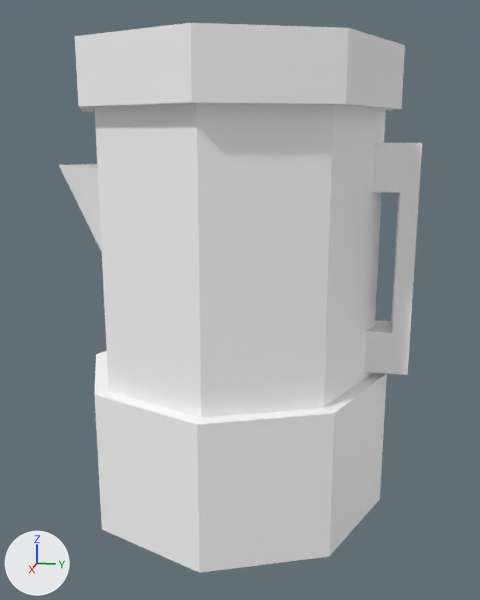
What one commit did to the glTF model assets/objects/Electronics/Electric Kettle/Electric Kettle.glb.
Before and after are seen from a camera (50 mm lens) standing at (4.59, 0.95, 1.44) and looking at (0.01, 0.04, 0.29). The lights are fixed; the arrows at lower left show +X, +Y and +Z. The first picture is the older version. Where no turn or scale is listed for an object, it has been applied to the vertices. Vertices at exactly the same position are counted once.
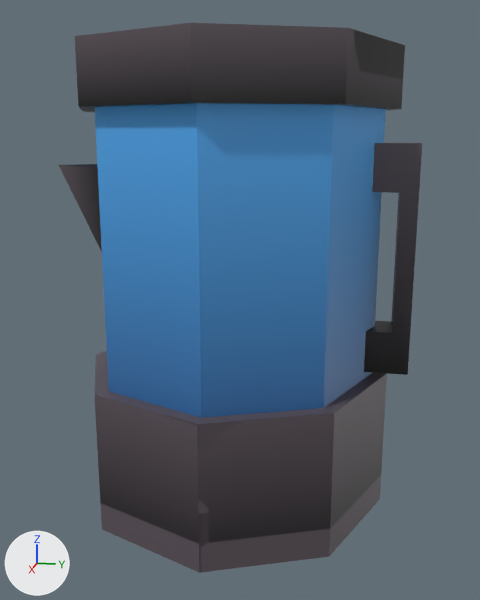
Where the change shows, as pixel boxes [x1, y1, x2, y2] in the pictures (480 x 600 px):
```json
{"object": "Cylinder", "change": "surface changed", "before": [95, 103, 386, 418], "after": [95, 103, 386, 418], "on screen": "white to blue"}
{"object": "Cylinder.001", "change": "surface changed", "before": [94, 351, 387, 573], "after": [94, 351, 387, 573], "on screen": "white to grey"}
{"object": "Cylinder.002", "change": "surface changed", "before": [75, 23, 405, 112], "after": [75, 23, 405, 112], "on screen": "white to grey"}
{"object": "Cube", "change": "surface changed", "before": [364, 143, 422, 375], "after": [364, 143, 422, 375], "on screen": "white to black"}
{"object": "Cone", "change": "surface changed", "before": [59, 164, 102, 252], "after": [59, 164, 102, 252], "on screen": "white to black"}
```

Edits to the scene script, one JSON object a line:
```json
{"op": "add", "block": "img_metal_kettle_texture", "code": ["img_metal_kettle_texture = load_image('Metal Kettle Texture', '_unpacked/Metal_Kettle_Texture', 1024, 1024, 'sRGB')"]}
{"op": "add", "block": "img_base_kettle_texture", "code": ["img_base_kettle_texture = load_image('Base Kettle Texture', '_unpacked/Base_Kettle_Texture', 1024, 1024, 'sRGB')"]}
{"op": "remove", "block": "mat_material_002", "code": "mat_material_002.base_color = (1.0, 1.0, 1.0)  # white #ffffff"}
{"op": "add", "block": "mat_material_002", "code": "mat_material_002.texture = img_base_kettle_texture"}
{"op": "remove", "block": "mat_material_001", "code": "mat_material_001.base_color = (1.0, 1.0, 1.0)  # white #ffffff"}
{"op": "add", "block": "mat_material_001", "code": "mat_material_001.texture = img_metal_kettle_texture"}
{"block": "me_cylinder", "where": "me_cylinder.from_pydata(...)  # 16 vertices, 28 faces; spans x -1.0..1.0, y -1.0..1.0, z -1.0..1.8"}
{"block": "me_cylinder", "where": "# used by ob_cylinder; location = (0.0, 0.0, 0.0)"}
{"block": "me_cylinder", "change": "me_cylinder part 1: texture (UV) coordinates of 28 of 28 faces, centred in x -0.9..0.9, y -0.9..0.9, z -1.0..1.8, changed; they spanned u 0.0..1.0, v 0.01..1.0 and now span u 0.0..1.0, v 0.0..0.93"}
{"block": "me_cylinder_001", "where": "me_cylinder_001.from_pydata(...)  # 16 vertices, 28 faces; spans x -1.1..1.1, y -1.1..1.1, z 0.11..1.1"}
{"block": "me_cylinder_001", "where": "# used by ob_cylinder_001; location = (0.0, 0.0, -1.298)"}
{"block": "me_cylinder_001", "change": "me_cylinder_001 part 2: texture (UV) coordinates of 28 of 28 faces, centred in x -0.99..0.99, y -0.99..0.99, z 0.11..1.1, changed; they spanned u 0.0..1.0, v 0.01..1.0 and now span u 0.67..0.92, v 0.35..0.82"}
```
